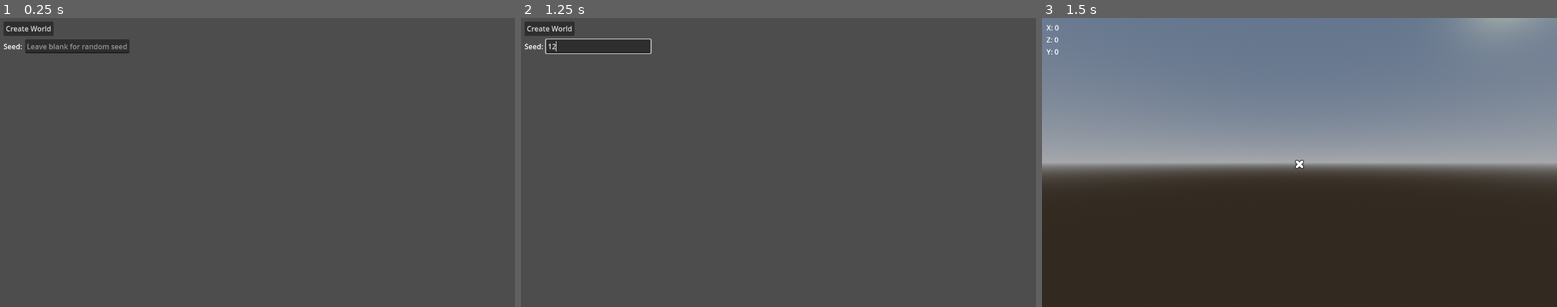
Above: before the commit, frames 1-3 (left to right).
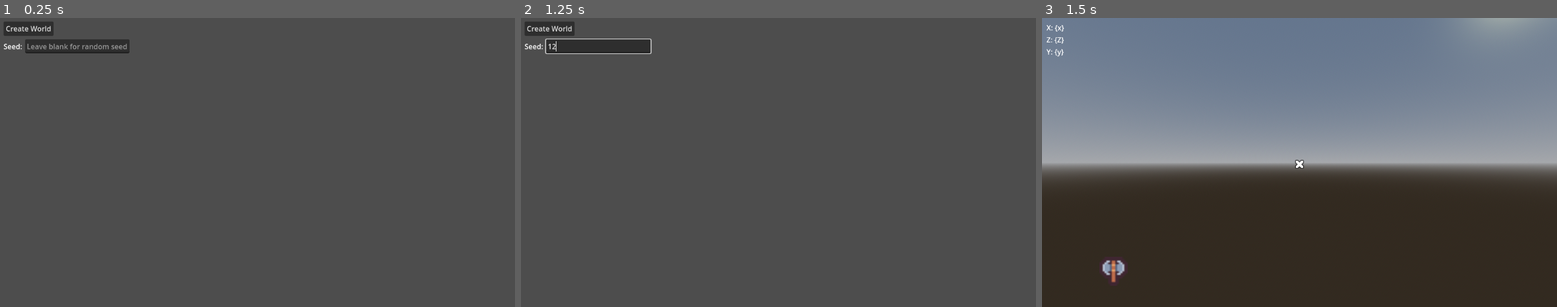
Above: after the commit, the same moments.

Repository: Nathan3-14/noise
Game: Godot game, scene res://world.tscn
Same seed, same stepped clock (60 frames per second), same inputs: the game is played once before the commit and once after it.
Inputs (mouse positions are in pixels of both pictures, inside the frame that each line leads up to):
- Up to frame 1 (0.25 s): no input
- Up to frame 2 (1.25 s): click (598, 46) at 0.52 s; type "12" at 0.6 s
- Up to frame 3 (1.5 s): click "Create World" at 1.25 s

Frames 1-2 are identical in both runs. In frame 3, 0.3% of the frame differs, in the area x 2-17%, y 2-92%.
Error in both runs: Attempt to call function 'list_dir_begin' in base 'null instance' on a null instance. (res://world.gd:146)

Commit message:
Renamed attack and ads inputs Added grass and pickaxe textures

Diff:
--- a/player.gd
+++ b/player.gd
@@ -53,14 +53,14 @@
 		alter_paused()
 		$CanvasLayer/PauseMenu.is_resume_press = false
 
-	if Input.is_action_pressed("ads") and cap_mouse:
+	if Input.is_action_pressed("zoom") and cap_mouse:
 		camera.fov = move_toward(camera.fov, 20, 10)
 		camera_sense = 10
 	else:
 		camera.fov = move_toward(camera.fov, 70, 10)
 		camera_sense = 40
 
-	if Input.is_action_just_pressed("attack") and cap_mouse:
+	if Input.is_action_just_pressed("action") and cap_mouse:
 		if raycast.is_colliding():
 			var collider = raycast.get_collider()
 			get_parent().world_array[collider.position.x][collider.position.y][collider.position.z] = 0
--- a/project.godot
+++ b/project.godot
@@ -35,12 +35,12 @@
 "events": [Object(InputEventKey,"resource_local_to_scene":false,"resource_name":"","device":-1,"window_id":0,"alt_press …(182 unchanged characters)…
 ]
 }
-ads={
+zoom={
 "deadzone": 0.5,
 "events": [Object(InputEventMouseButton,"resource_local_to_scene":false,"resource_name":"","device":-1,"window_id":0,"a …(253 unchanged characters)…
 ]
 }
-attack={
+action={
 "deadzone": 0.5,
 "events": [Object(InputEventMouseButton,"resource_local_to_scene":false,"resource_name":"","device":-1,"window_id":0,"a …(253 unchanged characters)…
 ]
--- a/ui.tscn
+++ b/ui.tscn
@@ -1,6 +1,7 @@
-[gd_scene load_steps=2 format=3 uid="uid://dl57ugwfdsxnx"]
+[gd_scene load_steps=3 format=3 uid="uid://dl57ugwfdsxnx"]
 
 [ext_resource type="Texture2D" uid="uid://cbbmee72ctmv7" path="res://crosshair006.png" id="1_rwnlg"]
+[ext_resource type="Texture2D" uid="uid://chk1uyanxad4l" path="res://pickaxe.png" id="2_02hre"]
 
 [node name="UI" type="Control"]
 layout_mode = 3
@@ -10,7 +11,7 @@
 grow_horizontal = 2
 grow_vertical = 2
 
-[node name="TextureRect" type="TextureRect" parent="."]
+[node name="Crosshair" type="TextureRect" parent="."]
 layout_mode = 2
 offset_left = 504.0
 offset_top = 256.0
@@ -25,17 +26,30 @@
 theme_override_constants/margin_left = 10
 theme_override_constants/margin_top = 10
 
-[node name="HBoxContainer" type="VBoxContainer" parent="MarginContainer"]
+[node name="VBoxContainer" type="VBoxContainer" parent="MarginContainer"]
 layout_mode = 2
 
-[node name="X" type="Label" parent="MarginContainer/HBoxContainer"]
+[node name="X" type="Label" parent="MarginContainer/VBoxContainer"]
 layout_mode = 2
 text = "X: {x}"
 
-[node name="Z" type="Label" parent="MarginContainer/HBoxContainer"]
+[node name="Z" type="Label" parent="MarginContainer/VBoxContainer"]
 layout_mode = 2
 text = "Z: {Z}"
 
-[node name="Y" type="Label" parent="MarginContainer/HBoxContainer"]
+[node name="Y" type="Label" parent="MarginContainer/VBoxContainer"]
 layout_mode = 2
 text = "Y: {y}"
+
+[node name="HBoxContainer" type="HBoxContainer" parent="."]
+layout_mode = 0
+offset_left = 128.0
+offset_top = 536.0
+offset_right = 1024.0
+offset_bottom = 600.0
+
+[node name="TextureRect2" type="TextureRect" parent="HBoxContainer"]
+layout_mode = 2
+texture = ExtResource("2_02hre")
+expand_mode = 2
+stretch_mode = 5
Binary file added: grass.png
Not shown, added: grass.png.import
Binary file added: pickaxe.png
Not shown, added: pickaxe.png.import
